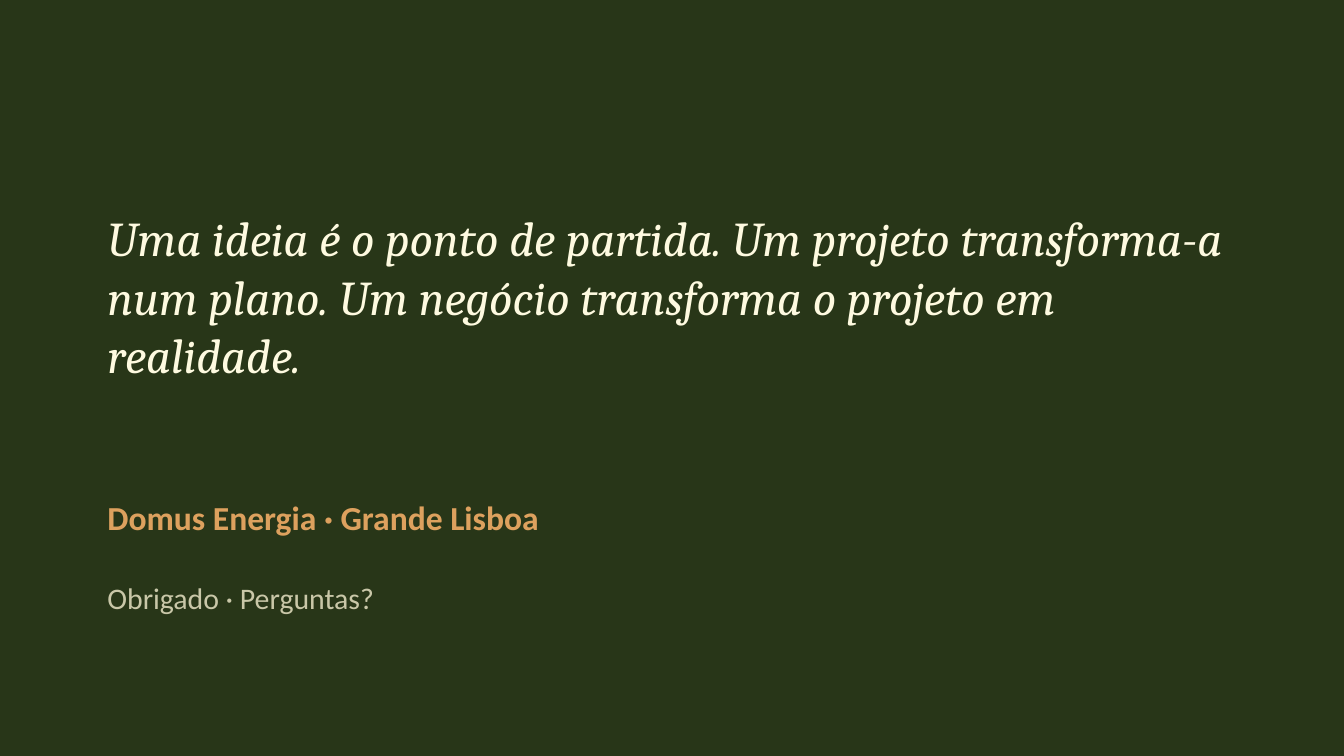
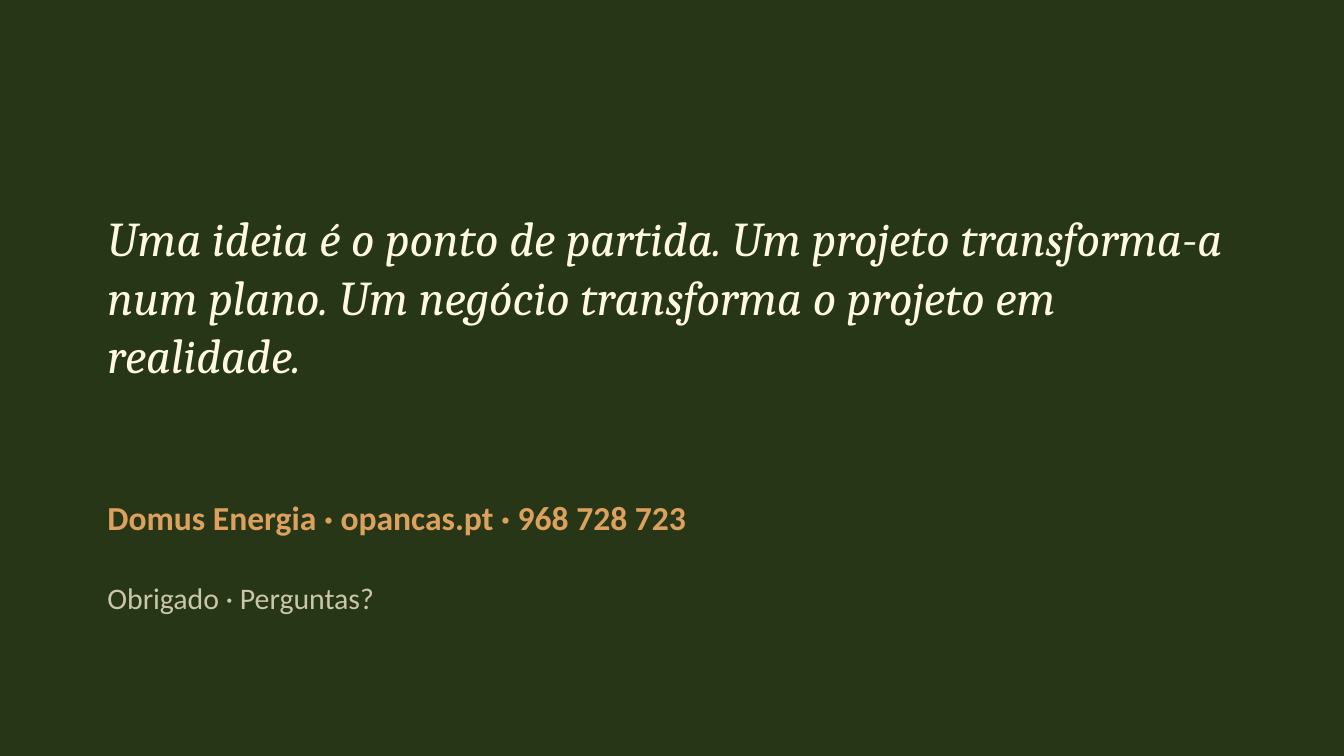
Before and after one commit to ruibraganca2014-coder/marketing-saas, a slide deck: slide 13 of domus-energia/negocio/Domus_Energia_Ideia_de_Negocio.pptx (slide 12 before the commit). Drawn at 1344x756 pixels with LibreOffice and Linux fonts; fonts in the diff are those of the drawing. Boxes give left, top, right and bottom in pixels: in the first picture for what was removed or moved away, otherwise in the second. Text is boxed around its words. In the diff, an @@ line names an element or a change of style, - is before the commit and + after.

```diff
--- a/domus-energia/negocio/Domus_Energia_Ideia_de_Negocio.pptx
+++ b/domus-energia/negocio/Domus_Energia_Ideia_de_Negocio.pptx
@@ text at (107, 506, 686, 536): text changed @@
-Domus Energia · Grande Lisboa
+Domus Energia · opancas.pt · 968 728 723
```
Also in this commit, not shown: 11 other slides changed, 1 slide added, 4 other files.
